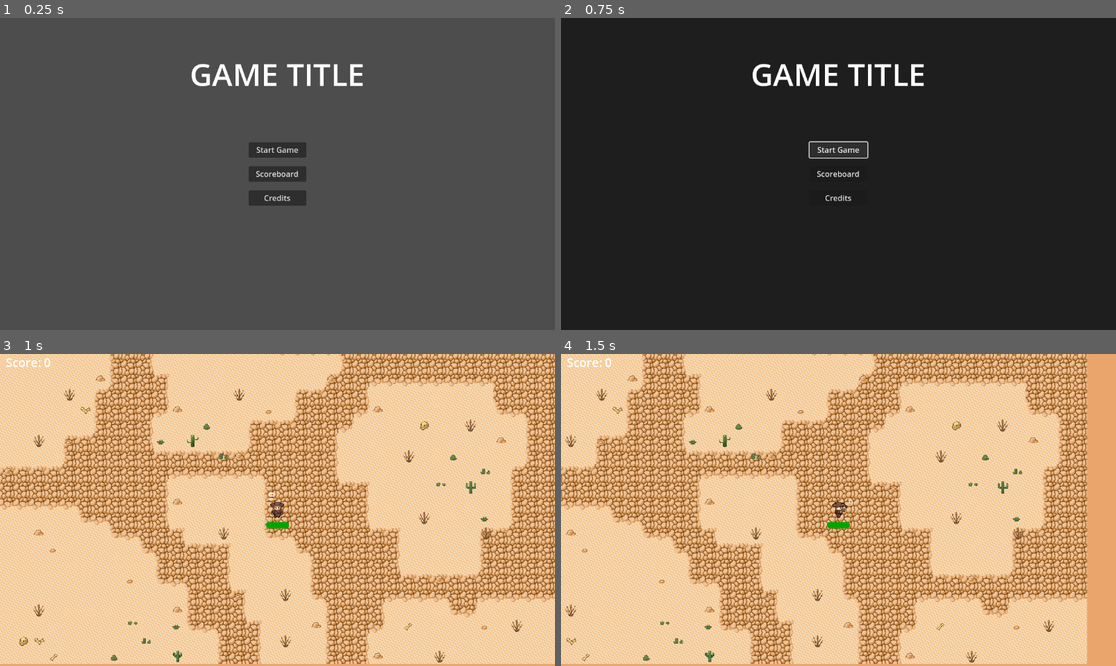
Above: before the commit, frames 1-4 (two rows, left to right).
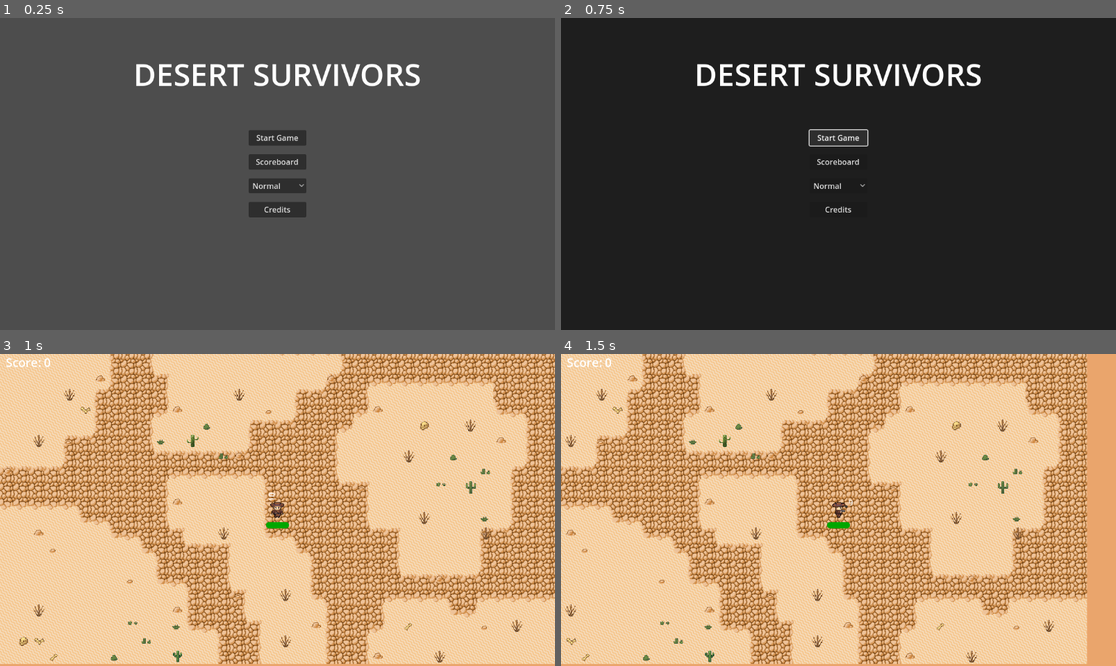
Above: after the commit, the same moments.

Repository: elloco02/gae-final-assignment
Game: Godot game, scene res://main_menu/main_menu.tscn
The game is run twice, just before and just after one commit, with the same random seed, the same clock (stepped at 60 frames per second) and the same inputs. The engine's default icon, where the game draws it, is replaced by a stand-in: a white triangle on a blue panel in a dark square.
Inputs (mouse positions are in pixels of both pictures, inside the frame that each line leads up to):
- Up to frame 1 (0.25 s): no input
- Up to frame 2 (0.75 s): click "Start Game" at 0.5 s
- Up to frame 3 (1 s): no input
- Up to frame 4 (1.5 s): tap Enter at 1.25 s; move the mouse to (960, 494) at 1.27 s; hold D (right) from 1.28 s (still down); click (960, 494) at 1.35 s

The runs differ from the first frame. In frame 1, 3.8% of the frame differs, in the area x 24-76%, y 14-64%; in frame 2, 2.6%; in frame 3, nothing differs; in frame 4, nothing differs.

Commit message:
Add difficulties

Diff:
--- a/neues-spiel/main_menu/main_menu.tscn
+++ b/neues-spiel/main_menu/main_menu.tscn
@@ -1,7 +1,8 @@
-[gd_scene load_steps=4 format=3 uid="uid://cfd45waamnwgv"]
+[gd_scene load_steps=5 format=3 uid="uid://cfd45waamnwgv"]
 
 [ext_resource type="Script" uid="uid://bf2agptph48ka" path="res://main_menu/main_menu.gd" id="1_oa53l"]
 [ext_resource type="PackedScene" uid="uid://dm7scsrhl5veb" path="res://main_menu/frame/frame.tscn" id="2_3shxk"]
+[ext_resource type="Script" uid="uid://cmmml2lrtsqrw" path="res://main_menu/option_button.gd" id="2_bws42"]
 [ext_resource type="PackedScene" uid="uid://dd5vrwfmxvrk8" path="res://main_menu/credits/credit_screen.tscn" id="2_d3a7t"]
 
 [node name="MainMenu" type="Control"]
@@ -36,7 +37,7 @@
 [node name="Label" type="Label" parent="CanvasLayer/MarginContainer/VBoxContainer"]
 layout_mode = 2
 theme_override_font_sizes/font_size = 64
-text = "GAME TITLE"
+text = "DESERT SURVIVORS"
 horizontal_alignment = 1
 vertical_alignment = 1
 
@@ -59,6 +60,10 @@
 layout_mode = 2
 text = "Scoreboard"
 
+[node name="OptionButton" type="OptionButton" parent="CanvasLayer/MarginContainer/HBoxContainer/VBoxContainer"]
+layout_mode = 2
+script = ExtResource("2_bws42")
+
 [node name="CreditsButton" type="Button" parent="CanvasLayer/MarginContainer/HBoxContainer/VBoxContainer"]
 custom_minimum_size = Vector2(120, 32)
 layout_mode = 2
--- /dev/null
+++ b/neues-spiel/main_menu/option_button.gd
@@ -0,0 +1,20 @@
+extends OptionButton
+
+var difficulties = [0.75, 1.00, 1.25, 1.5, 2.0]
+var difficulty_names = ["Easy", "Normal", "Hard", "Insane", "Nightmare"]
+
+func _ready():
+	create_difficulties()
+	GameManager.change_difficulty.connect(on_difficulty_changed)
+	on_difficulty_changed(GameManager.difficulty)
+	self.item_selected.connect(on_item_selected)
+
+func on_difficulty_changed(value: float):
+	self.selected = difficulties.find(value)
+
+func on_item_selected(index: int):
+	GameManager.difficulty = difficulties[index]
+
+func create_difficulties():
+	for difficulty_name in difficulty_names:
+		self.add_item(difficulty_name)
--- a/neues-spiel/utility/globals/game_manager.gd
+++ b/neues-spiel/utility/globals/game_manager.gd
@@ -2,5 +2,12 @@
 
 @onready var player_death_scene: PackedScene = preload("res://death_screen/death_screen.tscn")
 
+var difficulty : float = 1.0 :
+	set(value):
+		difficulty = value
+		change_difficulty.emit(value)
+
+signal change_difficulty(float)
+
 func end_game():
 	await SceneManager.change_scene_to(player_death_scene)
Not shown, added: neues-spiel/main_menu/option_button.gd.uid
Not shown: 1 places in neues-spiel/utility/level.tscn that only renumber resources
